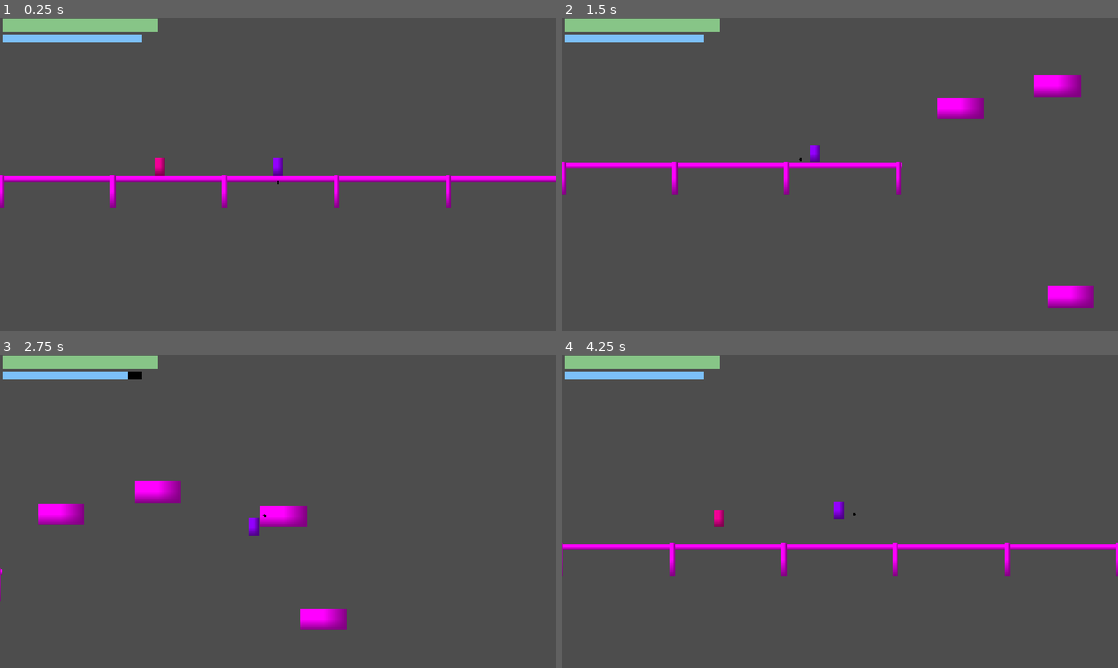
Above: before the commit, frames 1-4 (two rows, left to right).
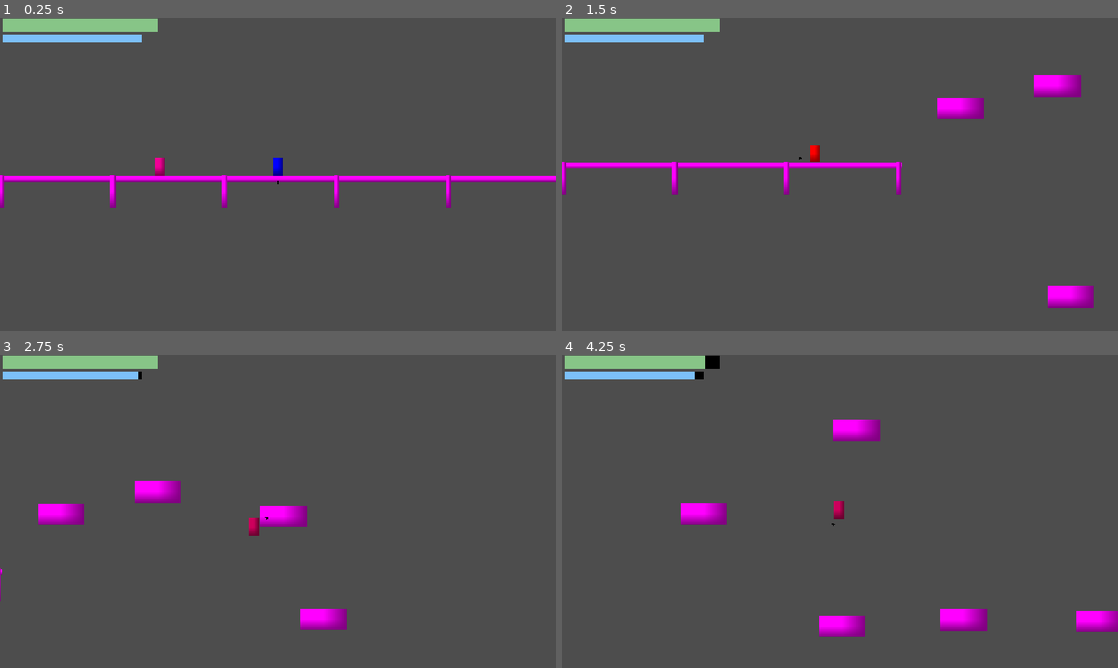
Above: after the commit, the same moments.

Repository: sharwenn-dev/cerulean_eclipse
Game: Godot game, scene res://scenes/test_world.tscn
Same seed, same stepped clock (60 frames per second), same inputs: the game is played once before the commit and once after it.
Inputs (mouse positions are in pixels of both pictures, inside the frame that each line leads up to):
- Up to frame 1 (0.25 s): no input
- Up to frame 2 (1.5 s): tap Enter (ui_accept) at 0.5, 0.77 s; move the mouse to (962, 158) at 0.52 s; hold D (ui_right) from 0.53 s (still down); click (962, 158) at 0.6 s; move the mouse to (728, 190) at 1.27 s; click (728, 190) at 1.35 s
- Up to frame 3 (2.75 s): tap Enter (ui_accept) at 1.52 s; move the mouse to (333, 442) at 2.02 s; release D (ui_right) at 2.03 s; hold A (ui_left) from 2.03 s (still down); right-click (333, 442) at 2.1 s; click (333, 442) at 2.3 s
- Up to frame 4 (4.25 s): move the mouse to (812, 574) at 2.77 s; release A (ui_left) at 2.78 s; hold D (ui_right) from 2.78 s (still down); tap Q (spot dodge) at 2.85 s; tap Enter (ui_accept) at 3.02, 3.77 s; click (812, 574) at 3.05 s; move the mouse to (1006, 558) at 3.52 s; tap H (test_damage) at 3.6 s; click (1006, 558) at 3.8 s; tap R (reset) at 4.15 s

The runs differ from the first frame. In frame 1, 0.1% of the frame differs, in the area x 49-51%, y 44-51%; in frame 2, 0.1%; in frame 3, 0.2%; in frame 4, 5.3%, in the area x 0-100%, y 0-90%.

Commit message:
11/23 combat rework and windup, attack move needs rework
attack move should be a shorter and faster dash. not flinging but basically a hover offshoot like dash is. pause/slow on windup and move on attack or something

Diff:
--- a/entities/player.gd
+++ b/entities/player.gd
@@ -42,10 +42,11 @@
 var dash_direction: Vector2 = Vector2.ZERO
 var dash_speed: float = 900.0
 
-# HUD elements
+# onready things, hud and children of player
 @onready var hud = $Camera2D/PlayerHud
 @onready var health_bar = $Camera2D/PlayerHud/health_bar
 @onready var hover_bar = $Camera2D/PlayerHud/hover_bar
+@onready var aim_marker = $marker
 
 # Player states
 enum States {IDLE, JUMPING, FALLING, ON_GROUND, HOVERING}
@@ -62,33 +63,61 @@
 # --------------------------
 # Combat System
 # --------------------------
-enum CombatState { NEUTRAL, ATTACKING, HITSTUN, ENDLAG }
+enum CombatState { NEUTRAL, PREATTACK, ATTACKING, HITSTUN, ENDLAG }
 var combat_state: CombatState = CombatState.NEUTRAL
+
+# attack movement, might become per weapon in the future
+var attack_direction: Vector2 = Vector2.ZERO
+var attackdir_speed: float = 500.0
+
+# all things that will be decided per weapon and moved laterr
 var attack_index: int = 0
 var max_combo: int = 5
+var attack_length: float = 1.7
+var attack_reset_time: float = 2
+var endlag_time: float = 1.0
+var cooldown_time: float = 4.0
+var windup_time: float = 0.3
+
 var attack_timer: float = 0.0
-var attack_reset_time: float = 2
-var attack_length: float = 1.5
+var windup_timer: float = 0.0
 var endlag_timer: float = 0.0
-var endlag_time: float = 1.0
 var cooldown_timer: float = 0.0
-var cooldown_time: float = 4.0
 var hitstun_timer: float = 0.0
 var just_attacked: bool = false
 var can_attack: bool = true
 
-func attack():
+func preattack():
 	if combat_state != CombatState.NEUTRAL or not can_attack:
 		return
+	$CollisionShape2D/Sprite2D.modulate = Color.DARK_ORANGE
+	combat_state = CombatState.PREATTACK
+	attack_index += 1
+	windup_timer = windup_time
+	attack_timer = attack_reset_time
+	just_attacked = true
+	print("Attack ", attack_index)
+
+
+func attack():
 	combat_state = CombatState.ATTACKING
+	$CollisionShape2D/Sprite2D.modulate = Color.INDIAN_RED
 	if attack_index < max_combo:
-		attack_index += 1
 		attack_timer = attack_reset_time
-		print("Attack ", attack_index)
 		_activate_hitbox(attack_index)
-		just_attacked = true
-		if attack_index >= max_combo:
-			_start_endlag()
+	if attack_index >= max_combo:
+		_activate_hitbox(attack_index)
+		moved = false
+		_start_endlag()
+
+# unused for now because feels weird, have to think more on how exactly to implement
+var moved = false
+func attack_move():
+	if moved == false:
+		attack_direction = (aim_marker.global_position - global_position).normalized()
+		gravity = 0
+		velocity = attack_direction * attackdir_speed
+		moved = true
 
 func _start_endlag():
 	endlag_timer = endlag_time
@@ -109,6 +138,81 @@
 
 func _activate_hitbox(index: int):
 	print("hitbox active for attack ", index)
+
+# helper to update combat timers and decide whether to skip normal movement for this frame
+# returns true if movement/physics for this frame should be skipped
+func _update_combat(delta: float) -> bool:
+	# attack input both here and physics process as backup but preattack makes sure it only happens once
+	if Input.is_action_just_pressed("attack"):
+		preattack()
+
+	# PREATTACK (windup) handling
+	if combat_state == CombatState.PREATTACK:
+		windup_timer -= delta
+		if windup_timer <= 0.0:
+			attack()
+
+	# ATTACKING and some combo handling
+	if combat_state == CombatState.ATTACKING or just_attacked:
+		attack_timer -= delta
+		aim_marker.can_move = false
+
+		# when attack_timer is below attack_length it means attack is over, go to NEUTRAL
+		if attack_timer <= attack_length:
+			if combat_state == CombatState.ATTACKING:
+				combat_state = CombatState.NEUTRAL
+				# moved = true
+				# moved = false
+				print("neutral")
+				# if state == States.HOVERING:
+					# gravity = hover_gravity
+		# full reset when timer hits 0
+		if attack_timer <= 0.0:
+			just_attacked = false
+			# gravity = base_gravity
+			reset_combo()
+
+	# HITSTUN handling
+	if combat_state == CombatState.HITSTUN:
+		hitstun_timer -= delta
+		velocity = Vector2.ZERO
+		# when hitstun finishes go to NEUTRAL
+		if hitstun_timer <= 0.0:
+			combat_state = CombatState.NEUTRAL
+		# process physics still even if no movement
+		move_and_slide()
+		return true
+
+	# ENDLAG prevents movement and starts a separate m1 combo cooldown
+	if combat_state == CombatState.ENDLAG:
+		endlag_timer -= delta
+		velocity = Vector2.ZERO
+		can_attack = false
+		move_and_slide()
+		if endlag_timer <= 0.0:
+			combat_state = CombatState.NEUTRAL
+			# still no attacking until cooldown finishes
+			can_attack = false
+			reset_combo()
+			cooldown_timer = cooldown_time
+			return true
+		return true
+
+	# cooldown handling when not in endlag/hitstun
+	if cooldown_timer > 0.0:
+		cooldown_timer -= delta
+	else:
+		if can_attack == false:
+			# cooldown finished
+			can_attack = true
+
+# neutral shenanigans
+	if combat_state == CombatState.NEUTRAL:
+		aim_marker.can_move = true
+		$CollisionShape2D/Sprite2D.modulate = Color.BLUE
+
+	return false
+
 
 # --------------------------
 # State Handlers
@@ -181,7 +285,6 @@
 	dash_direction = (get_global_mouse_position() - global_position).normalized()
 	gravity = 0
 	velocity = Vector2.ZERO
-
 
 # --------------------------
 # Spot Dodge System
@@ -208,6 +311,13 @@
 # Physics & Movement
 # --------------------------
 func _physics_process(delta: float) -> void:
+	# update combat timers and states first and check if skipping movement
+	# basically anything put above here will persist in endlag/stun
+	# anything below will not run while in endlag/stun
+	var skip_movement := _update_combat(delta)
+	if skip_movement:
+		return
+
 	# Get player input
 	var input_x = Input.get_axis("ui_left", "ui_right")
 	var input_y = Input.get_axis("ui_up", "ui_down")
@@ -224,48 +334,17 @@
 	if Input.is_action_just_released("spot dodge") and not is_dashing:
 		do_spot_dodge()
 
-	## -----START COMBAT LOGIC-----
-	if combat_state == CombatState.HITSTUN:
-		hitstun_timer -= delta
-		if hitstun_timer <= 0:
-			combat_state = CombatState.NEUTRAL
-		move_and_slide()
-		return
-
-	if combat_state == CombatState.ENDLAG:
-		endlag_timer -= delta
-		velocity = Vector2.ZERO
-		if endlag_timer <= 0.0:
-			combat_state = CombatState.NEUTRAL
-			can_attack = false
-			reset_combo()
-			cooldown_timer = cooldown_time
-			return
-		move_and_slide()
-		return
-
-	if cooldown_timer > 0.0:
-		cooldown_timer -= delta
-	else:
-		if can_attack == false:
-			print("REFRESHED!")
-			can_attack = true
-
-	if combat_state == CombatState.ATTACKING or just_attacked:
-		attack_timer -= delta
-		if attack_timer <= attack_length:
-			combat_state = CombatState.NEUTRAL
-		if attack_timer <= 0:
-			just_attacked = false
-			reset_combo()
-	## -----END COMBAT THINGS-----
-
-# GLOBAL HOVER CANCEL ON GROUND
+	# attack input is also in helper function
+	# but keep this check here still in case of timing difference
+	if Input.is_action_just_pressed("attack"):
+		preattack()
+	# all other combat logic moved to helper
+
+	# GLOBAL HOVER CANCEL ON GROUND
 	if is_on_floor() and state == States.HOVERING:
 		set_state(States.ON_GROUND)
 		gravity = base_gravity
 		hovering = false
-
 
 	# DASHING LOGIC
 	if is_dashing:
@@ -284,7 +363,7 @@
 
 	# HOVERING LOGIC
 	if state == States.HOVERING:
-		data.hover -= 30 * delta
+		data.hover -= 10 * delta
 		if Input.is_action_just_pressed("ui_accept") or data.hover <= 0:
 			set_state(States.FALLING)
 			gravity = falling_gravity
@@ -305,6 +384,7 @@
 			momentum = velocity
 		move_and_slide()
 		return
+
 	# Jump buffer
 	if Input.is_action_just_pressed("ui_accept"):
 		jump_buffer = buffer_time
--- a/entities/player.tscn
+++ b/entities/player.tscn
@@ -18,7 +18,7 @@
 shape = SubResource("CapsuleShape2D_u3f3p")
 
 [node name="Sprite2D" type="Sprite2D" parent="CollisionShape2D"]
-modulate = Color(0.57645285, 0.58314925, 0.9961634, 1)
+modulate = Color(0.5764706, 0.58431375, 0.99607843, 1)
 position = Vector2(0, 4.7683716e-07)
 scale = Vector2(16, 28.000004)
 texture = SubResource("PlaceholderTexture2D_merdl")
@@ -32,7 +32,7 @@
 
 [node name="PlayerHud" parent="Camera2D" instance=ExtResource("3_rfe5m")]
 
-[node name="Sprite2D" type="Sprite2D" parent="."]
+[node name="marker" type="Sprite2D" parent="."]
 visible = false
 modulate = Color(0, 0, 0, 1)
 scale = Vector2(4, 4)
--- a/entities/sprite_2d.gd
+++ b/entities/sprite_2d.gd
@@ -1,12 +1,15 @@
 extends Sprite2D
 
 var radius := 25.0 # can be changed to any radius, equivalent to -y level for testing heights
+@export var can_move = true
 
 func _ready() -> void:
 	self.show()
 
 # basic circle math i have to look up every time i do it
-func _process(delta):
+func _process(_delta):
+	if not can_move:
+		return
 	var mouse_global = get_global_mouse_position()
 	var player_global = get_parent().global_position
 	var dir = (mouse_global - player_global).normalized()
